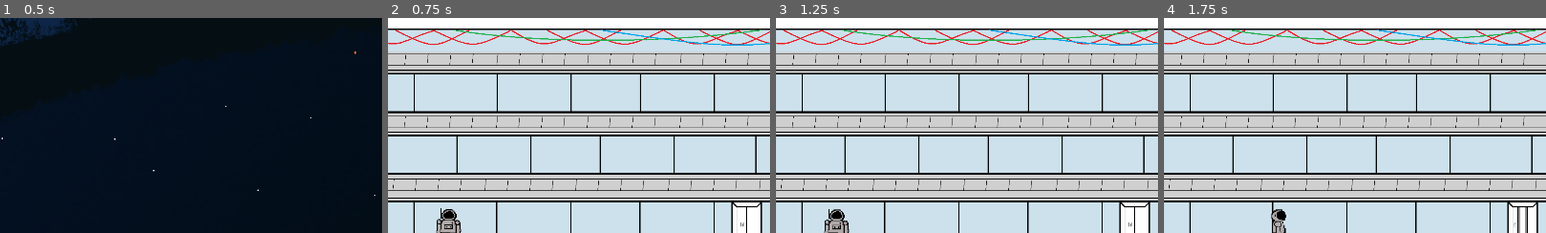
Above: before the commit, frames 1-4 (left to right).
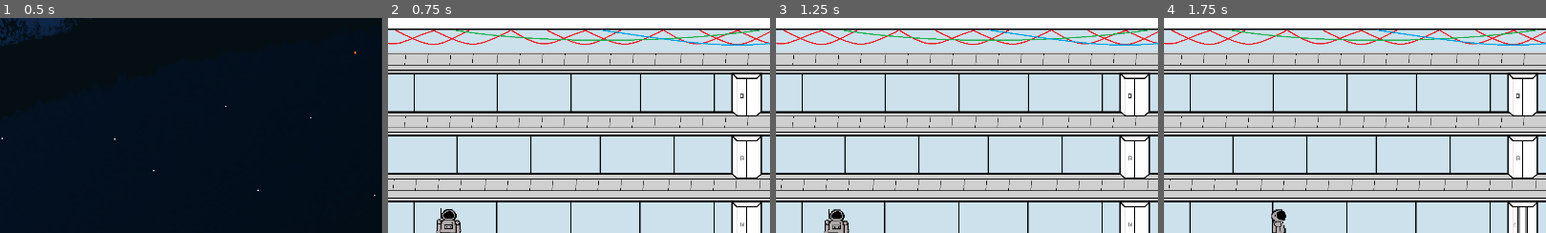
Above: after the commit, the same moments.

Repository: GrIdL0cKz/Space-Game
Game: Godot game, scene res://scenes/main.tscn
Same seed, same stepped clock (60 frames per second), same inputs: the game is played once before the commit and once after it.
Inputs (mouse positions are % of the whole screen's width and height, from its top left):
- Up to frame 1 (0.5 s): no input
- Up to frame 2 (0.75 s): click "Play" at 0.5 s
- Up to frame 3 (1.25 s): no input
- Up to frame 4 (1.75 s): tap Enter (ui_accept) at 1.25, 1.52 s; move the mouse to (57, 56) at 1.27 s; hold Right (ui_right) from 1.28 s (still down); click (57, 56) at 1.42 s
The pictures show only the part of the screen within x 11-61%, y 8-58%; the shares and areas given below are measured in that part.

Frame 1 is identical in both runs. In frame 2, 3.2% of the frame differs, in the area x 89-98%, y 25-75%; in frame 3, 3.2%; in frame 4, 3.2%.

Commit message:
Elevator changes

Diff:
--- a/actors/objects/elevator switch.tscn
+++ b/actors/objects/Elevator.tscn
@@ -1,6 +1,6 @@
 [gd_scene load_steps=7 format=3 uid="uid://dbbbwnx0jehlo"]
 
-[ext_resource type="Script" path="res://actors/objects/elevator switch.gd" id="1_3glk3"]
+[ext_resource type="Script" path="res://actors/objects/Elevator.gd" id="1_3glk3"]
 [ext_resource type="Texture2D" uid="uid://dd27reji2agb3" path="res://astronaught/interior assets/elevator closed.png" id="2_mmrbi"]
 [ext_resource type="Texture2D" uid="uid://b0ee1sarmjywn" path="res://astronaught/interior assets/elevator open.png" id="3_v8vls"]
 [ext_resource type="Texture2D" uid="uid://bj3w3c2a65b2h" path="res://astronaught/interior assets/elevator half.png" id="4_f0hol"]
@@ -46,7 +46,7 @@
 
 [sub_resource type="RectangleShape2D" id="RectangleShape2D_xv3uo"]
 
-[node name="Switch" type="Area2D"]
+[node name="Elevator" type="Area2D"]
 collision_layer = 256
 collision_mask = 0
 script = ExtResource("1_3glk3")
--- a/scenes/craft_world.tscn
+++ b/scenes/craft_world.tscn
@@ -2,7 +2,7 @@
 
 [ext_resource type="Texture2D" uid="uid://dlvpc71pwsen4" path="res://astronaught/environs/craft interior.png" id="1_gd5g2"]
 [ext_resource type="PackedScene" uid="uid://diuf8t17xqt4m" path="res://actors/entities/player.tscn" id="2_vsmtb"]
-[ext_resource type="PackedScene" uid="uid://dbbbwnx0jehlo" path="res://actors/objects/elevator switch.tscn" id="3_5aexy"]
+[ext_resource type="PackedScene" uid="uid://dbbbwnx0jehlo" path="res://actors/objects/Elevator.tscn" id="3_5aexy"]
 
 [sub_resource type="RectangleShape2D" id="RectangleShape2D_gary8"]
 size = Vector2(1920.5, 20)
@@ -23,8 +23,14 @@
 texture = ExtResource("1_gd5g2")
 metadata/_edit_lock_ = true
 
-[node name="Switch" parent="." instance=ExtResource("3_5aexy")]
+[node name="Elevator" parent="." instance=ExtResource("3_5aexy")]
 position = Vector2(1115, 590)
+
+[node name="Elevator2" parent="." instance=ExtResource("3_5aexy")]
+position = Vector2(1115, 424)
+
+[node name="Elevator3" parent="." instance=ExtResource("3_5aexy")]
+position = Vector2(1115, 267)
 
 [node name="Player" parent="." instance=ExtResource("2_vsmtb")]
 position = Vector2(371, 661)
Renamed: actors/objects/elevator switch.gd -> actors/objects/Elevator.gd
